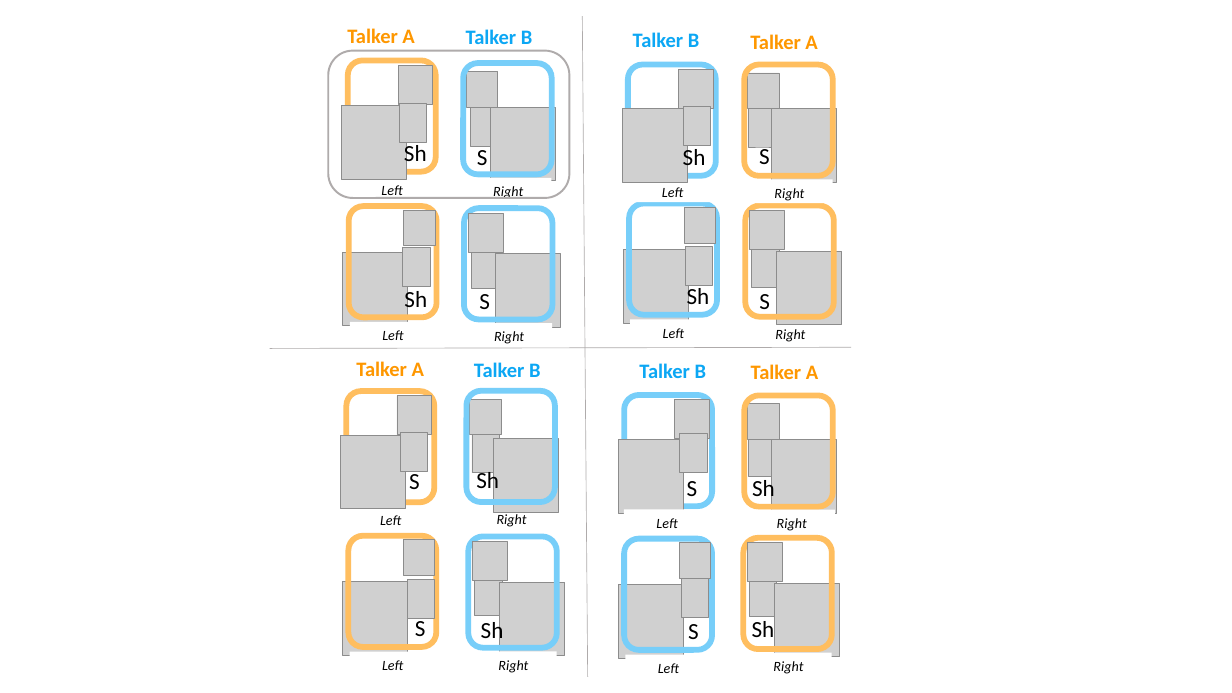
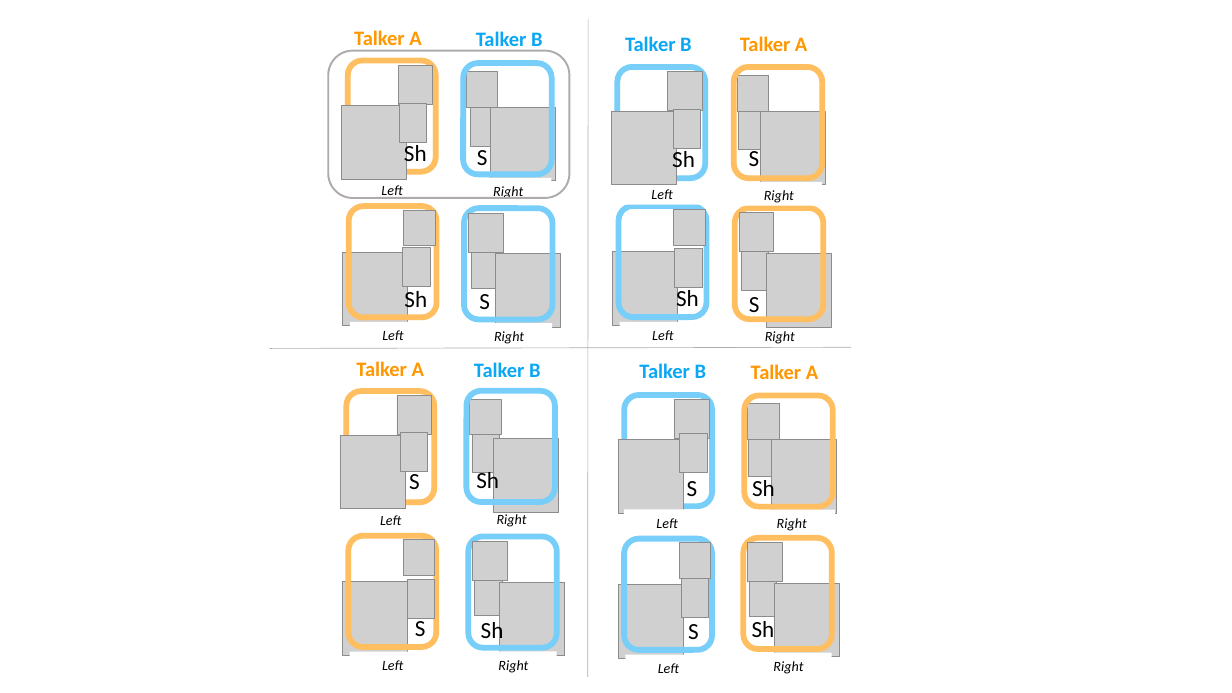
Before and after one commit to Magnolia-S/SI.SP, a slide deck: slide 3 of Writeups/Notes/Design Figures.pptx. Drawn at 1232x693 pixels with LibreOffice and Linux fonts; fonts in the diff are those of the drawing; grey boxes stand for pictures. Boxes give left, top, right and bottom in pixels: in the first picture for what was removed or moved away, otherwise in the second. Text is boxed around its words. In the diff, an @@ line names an element or a change of style, - is before the commit and + after.

```diff
--- a/Writeups/Notes/Design Figures.pptx
+++ b/Writeups/Notes/Design Figures.pptx
@@ text "Talker A" rewrapped from [347, 28, 414, 43] to [354, 30, 421, 51] @@
@@ text "Talker B" rewrapped from [466, 29, 532, 44] to [476, 29, 542, 52] @@
@@ line moved from (582, 16) - (588, 677) to (589, 19) - (588, 677) @@
@@ text "Talker B": place and size @@
-text "Talker B" at [633, 32, 699, 47]
+text "Talker B" at [625, 36, 691, 51]
@@ 9 pictures, 3 rectangles, 3 texts, 2 rounded rectangles: place and size @@
-9 pictures, 3 rectangles, 3 texts, 2 rounded rectangles at [621, 65, 842, 347]
+9 pictures, 3 rectangles, 3 texts, 2 rounded rectangles at [611, 67, 831, 348]
@@ 3 pictures, 2 texts, 2 rectangles, 2 rounded rectangles: place and size @@
-3 pictures, 2 texts, 2 rectangles, 2 rounded rectangles at [629, 34, 835, 316]
+3 pictures, 2 texts, 2 rectangles, 2 rounded rectangles at [618, 36, 823, 319]
@@ rectangle removed at [742, 322, 828, 346] @@
-Right
```
Also in this commit, not shown: 2 other slides changed, 1 slide added, 18 other files.
